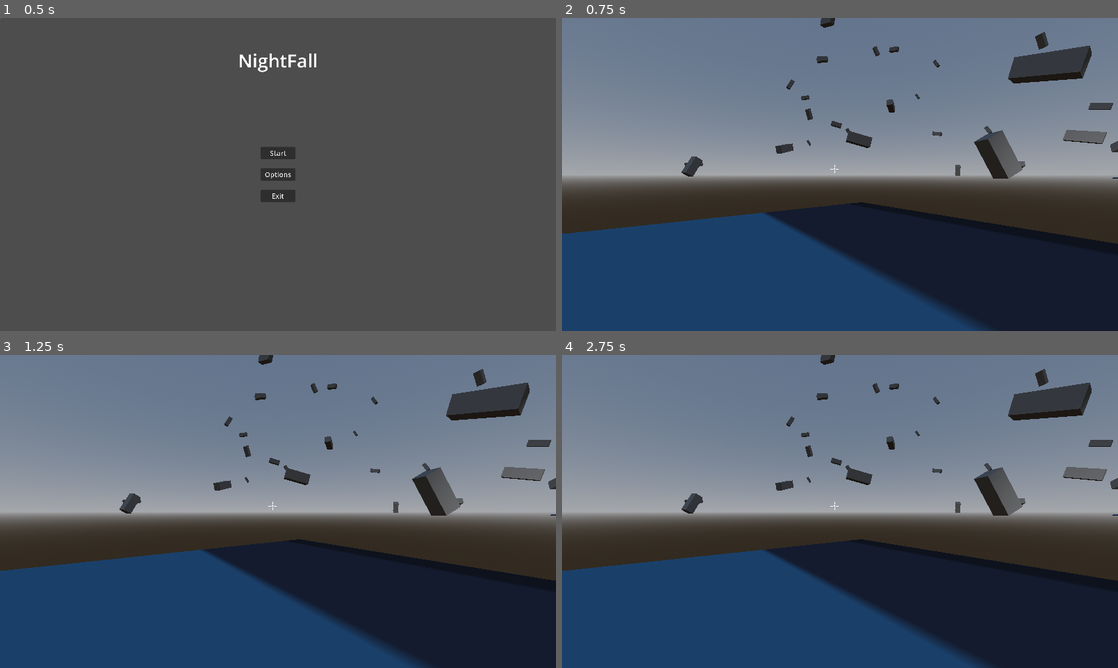
Above: before the commit, frames 1-4 (two rows, left to right).
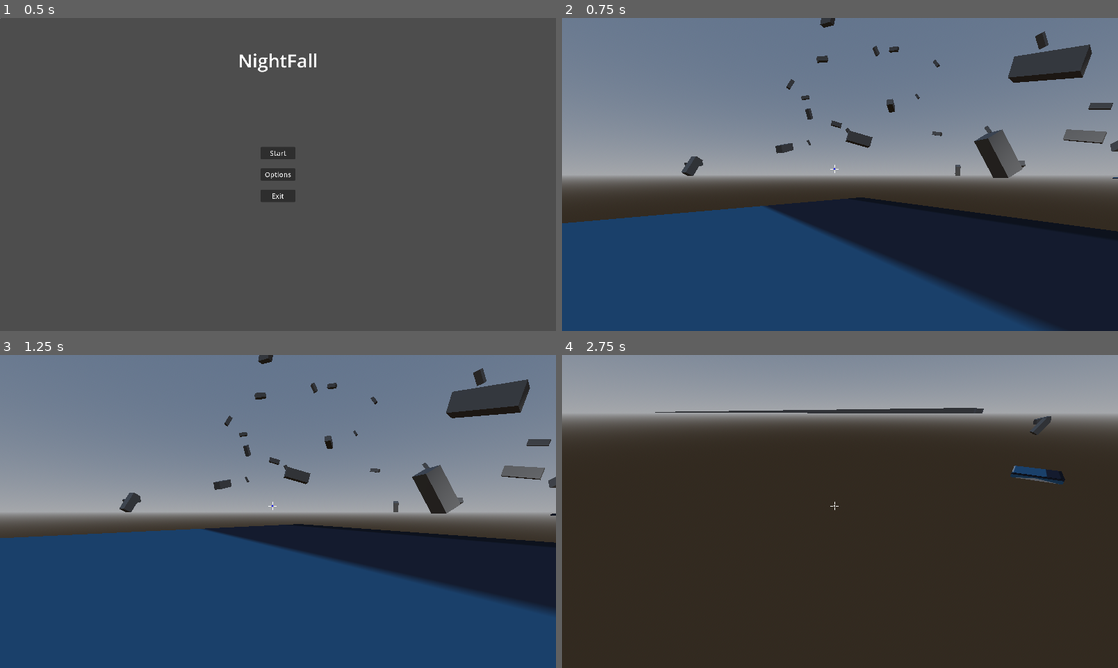
Above: after the commit, the same moments.

Repository: DanTheDan64/titan-trackers
Game: Godot game, scene res://Menu/Main/Main_Menu.tscn
Same seed, same stepped clock (60 frames per second), same inputs: the game is played once before the commit and once after it. The engine's default icon, where the game draws it, is replaced by a stand-in: a white triangle on a blue panel in a dark square.
Inputs (mouse positions are in pixels of both pictures, inside the frame that each line leads up to):
- Up to frame 1 (0.5 s): no input
- Up to frame 2 (0.75 s): click "Start" at 0.5 s
- Up to frame 3 (1.25 s): no input
- Up to frame 4 (2.75 s): tap Enter (ui_accept) at 1.25 s; move the mouse to (962, 495) at 1.27 s; hold D (right) 1.28-2.03 s; hold Right mouse button (shoot) 1.28-2.03 s; click (962, 495) at 1.35 s; tap Space (jump) at 1.52, 1.82, 2.27, 2.3, 2.57 s; move the mouse to (728, 527) at 2.02 s; hold S (down) from 2.03 s (still down); right-click (728, 527) at 2.1 s

Frame 1 is identical in both runs. In frame 2, 5.9% of the frame differs, in the area x 0-100%, y 1-100%; in frame 3, 21%; in frame 4, 89%, in the area x 0-100%, y 0-100%.

Commit message:
comit

Diff:
--- a/Titan Trackers/test_scene.tscn
+++ b/Titan Trackers/test_scene.tscn
@@ -2,7 +2,6 @@
 
 [ext_resource type="Texture2D" uid="uid://dwqkhj0uy7kd7" path="res://icon.svg" id="2_jp5t4"]
 [ext_resource type="Script" path="res://Retical/retical.gd" id="2_p1cwd"]
-[ext_resource type="Script" path="res://player_3.gd" id="2_wj0m0"]
 
 [sub_resource type="ProceduralSkyMaterial" id="ProceduralSkyMaterial_8j0qs"]
 
@@ -12,6 +11,158 @@
 [sub_resource type="Environment" id="Environment_h8gqh"]
 background_mode = 2
 sky = SubResource("Sky_jbla2")
+
+[sub_resource type="GDScript" id="GDScript_7gowk"]
+script/source = "extends CharacterBody3D
+
+#want to do:
+#decide what states are wanted
+#add states
+#add helper func for non grapple states going to grapple
+#
+#
+#
+
+enum STATES {
+	MOVING,
+	SNEAKING,
+	JUMPING,
+	GRAPPLING,
+	AIRBORN
+}
+
+var state: STATES = STATES.MOVING
+
+var gravity: int = 30
+
+
+#camera
+@onready var cam: Object = $Camera3D
+var sens: float = 0.2
+
+#objects
+@onready var movement_orienter: Object = $movement_orienter
+@onready var retical = $UserRetical/retical
+
+#movement
+var max_speed: int = 8
+var accell: int = 30
+var jump_velocity: int = 6
+
+@onready var input_dir: Vector2 = Input.get_vector(\"left\", \"right\", \"up\", \"down\")
+@onready var direction: Vector3 = (cam.transform.basis * Vector3(input_dir.x, 0, input_dir.y)).normalized()
+@onready var direction_flat: Vector3 = (movement_orienter.transform.basis * Vector3(input_dir.x, 0, input_dir.y)).normalized()
+
+#grappling
+var shoot_to = Vector3.ZERO
+
+var held_pos: Vector3 = Vector3.ZERO
+var coyote_time: float = 0.2
+var grapple_range: int = 800
+var pull_strength: int = 150
+
+
+func _ready():
+	Input.mouse_mode = Input.MOUSE_MODE_CAPTURED
+	retical.DOT_COLOR = Color.BLUE
+
+
+func _input(event):
+	#camera movement
+	if event is InputEventMouseMotion:
+		cam.rotation_degrees.y += -event.relative.x * sens
+		cam.rotation_degrees.x += -event.relative.y * sens
+		cam.rotation_degrees.x = clamp(cam.rotation_degrees.x, -90, 90)
+	elif InputEvent:
+		if Input.is_action_pressed(\"escape\"):
+			get_tree().quit()
+		elif Input.is_action_just_pressed(\"jump\"):
+			if not is_on_floor():
+				if direction:
+					velocity += direction * 250
+				else:
+					velocity += -cam.transform.basis.z * 250
+
+
+func _physics_process(delta):
+	#shoot ray out to see if it can grapple and where to grapple around
+	var space_state = get_world_3d().direct_space_state
+
+	var query = PhysicsRayQueryParameters3D.create(
+	cam.global_position,
+	cam.global_position + -cam.transform.basis.z * grapple_range)
+	var result = space_state.intersect_ray(query)
+
+
+	#setting grapple around and coyote time
+	if result and state == 0:
+		retical.DOT_COLOR = Color.RED
+		held_pos = result.position
+		$grapple_coyote_time.start(coyote_time)
+
+
+	#gravity
+	if not is_on_floor():
+		velocity.y -= gravity * delta
+		accell = 40
+	else:
+		accell = 90
+
+
+	#jump/boost
+	if Input.is_action_just_pressed(\"jump\"):
+		if is_on_floor():
+			velocity.y = jump_velocity
+
+	match state:
+		STATES.GRAPPLING: grappling(delta)
+		_: moving(delta, result)
+
+
+	move_and_slide()
+
+
+func moving(delta, result):
+	#thing for moving
+	movement_orienter.rotation_degrees = Vector3(0, cam.rotation_degrees.y, 0)
+
+	#movement
+	input_dir = Input.get_vector(\"left\", \"right\", \"up\", \"down\")
+	direction = (cam.transform.basis * Vector3(input_dir.x, 0, input_dir.y)).normalized()
+	direction_flat = (movement_orienter.transform.basis * Vector3(input_dir.x, 0, input_dir.y)).normalized()
+
+	velocity.x = move_toward(velocity.x, direction_flat.x * max_speed, accell * delta)
+	velocity.z = move_toward(velocity.z, direction_flat.z * max_speed, accell * delta)
+
+
+	#shoot grapple, go to grapple state
+	if Input.is_action_just_pressed(\"fire_hook\"):
+		retical.DOT_COLOR = Color.GREEN
+		retical.queue_redraw()
+		if held_pos:
+			$grapple_coyote_time.stop()
+
+			shoot_to = held_pos
+			state = STATES.GRAPPLING
+			return
+
+
+func grappling(delta):
+	velocity += (shoot_to - position).normalized() * delta * pull_strength
+
+	velocity.x = move_toward(velocity.x, 0, accell * delta)
+	velocity.z = move_toward(velocity.z, 0, accell * delta)
+
+	if Input.is_action_just_released(\"fire_hook\"):
+		retical.DOT_COLOR = Color.WHITE
+		state = STATES.MOVING
+
+
+func _on_grapple_coyote_time_timeout():
+	retical.DOT_COLOR = Color.WHITE
+	retical.queue_redraw()
+	held_pos = Vector3.ZERO
+"
 
 [sub_resource type="CapsuleShape3D" id="CapsuleShape3D_kd6ts"]
 
@@ -66,7 +217,7 @@
 
 [node name="CharacterBody3D" type="CharacterBody3D" parent="."]
 transform = Transform3D(1, 0, 0, 0, 1, 0, 0, 0, 1, 0, 132, 209)
-script = ExtResource("2_wj0m0")
+script = SubResource("GDScript_7gowk")
 
 [node name="CollisionShape3D" type="CollisionShape3D" parent="CharacterBody3D"]
 transform = Transform3D(1, 0, 0, 0, 1, 0, 0, 0, 1, 0, -0.5, 0)
